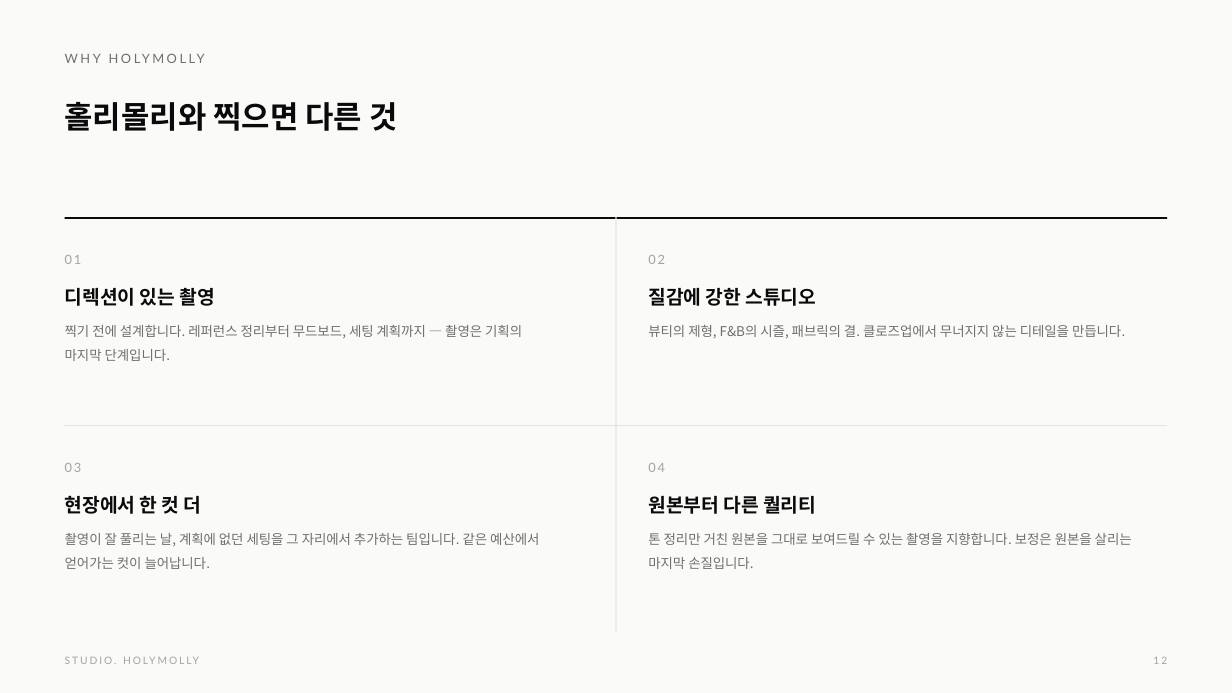
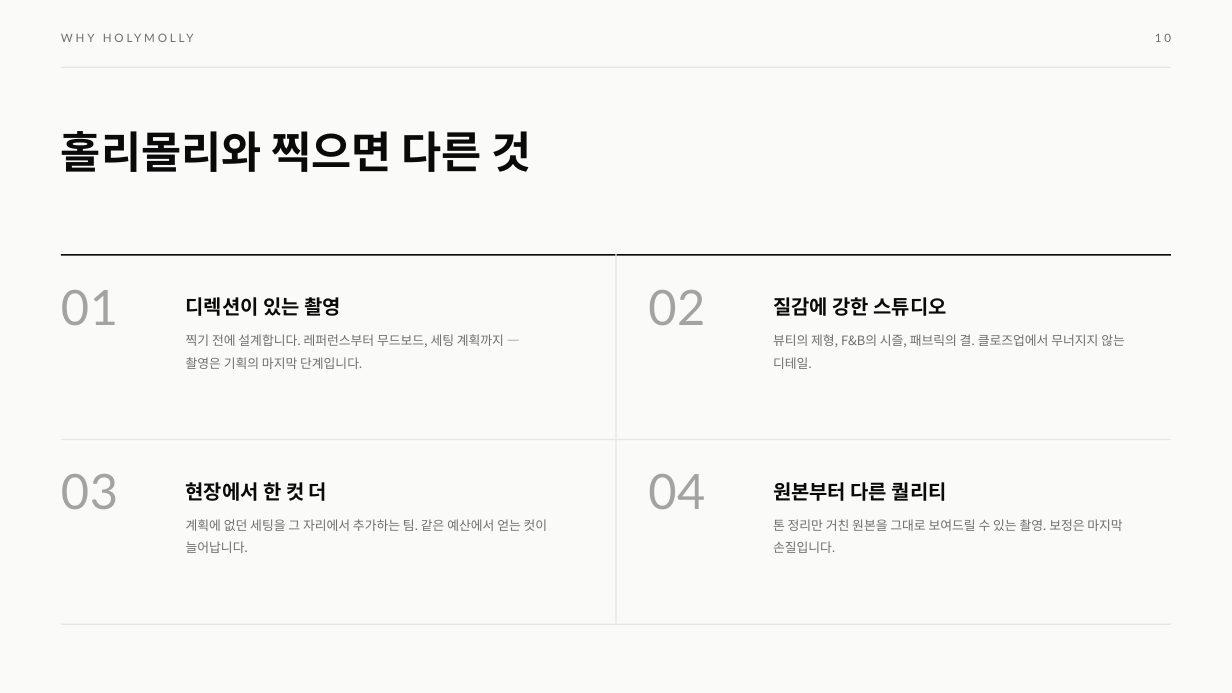
Before and after one commit to studioholymolly/-, a slide deck: slide 10 of docs/company-profile/STUDIO-HOLYMOLLY_Profile_2026.pptx (slide 12 before the commit). Drawn at 1232x693 pixels with LibreOffice and Linux fonts; fonts in the diff are those of the drawing. Boxes give left, top, right and bottom in pixels: in the first picture for what was removed or moved away, otherwise in the second. Text is boxed around its words. In the diff, an @@ line names an element or a change of style, - is before the commit and + after.

```diff
--- a/docs/company-profile/STUDIO-HOLYMOLLY_Profile_2026.pptx
+++ b/docs/company-profile/STUDIO-HOLYMOLLY_Profile_2026.pptx
@@ text "WHY HOLYMOLLY": place and size @@
-text "WHY HOLYMOLLY" at (65, 51, 804, 83)
+text "WHY HOLYMOLLY" at (61, 31, 893, 59)
@@ text "WHY HOLYMOLLY" at (61, 31, 893, 59): size 10 to 9 pt, letter spacing 2 to 2.2 pt @@
@@ text added at (1155, 33, 1171, 42), 9 pt, text #6F6F6F @@
+10
@@ rectangle added at (61, 67, 1171, 67), fill #E5E5E3 @@
@@ text "홀리몰리와 찍으면 다른 것": place and size @@
-text "홀리몰리와 찍으면 다른 것" at (65, 102, 397, 131)
+text "홀리몰리와 찍으면 다른 것" at (61, 131, 532, 172)
@@ text "홀리몰리와 찍으면 다른 것" at (61, 131, 532, 172): size 24 to 34 pt; line spacing 1.15 to 1 @@
@@ rectangle: place and size @@
-rectangle at (65, 217, 1167, 219)
+rectangle at (61, 254, 1171, 256)
@@ text at (65, 255, 82, 264): paragraph removed @@
-01
@@ rectangle: place and size @@
-rectangle at (65, 425, 1167, 426)
+rectangle at (616, 254, 616, 624)
@@ text at (648, 255, 665, 264): paragraph removed @@
-02
@@ text added at (61, 290, 118, 325), 38 pt, text #A3A3A3 @@
+01
@@ text at (186, 297, 341, 316): size 15 to 15.5 pt in "디렉션이 있는 촬영" @@
@@ text "디렉션이 있는 촬영": place and size @@
-text "디렉션이 있는 촬영" at (65, 255, 522, 361)
+text "디렉션이 있는 촬영" at (186, 297, 504, 369)
@@ text added at (648, 290, 705, 325), 38 pt, text #A3A3A3 @@
+02
@@ text at (773, 297, 946, 316): size 15 to 15.5 pt in "질감에 강한 스튜디오" @@
@@ text "질감에 강한 스튜디오": place and size @@
-text "질감에 강한 스튜디오" at (648, 255, 1125, 338)
+text "질감에 강한 스튜디오" at (773, 297, 1125, 369)
@@ text at (186, 334, 504, 369): text changed; size 10.5 to 10 pt @@
-찍기 전에 설계합니다. 레퍼런스 정리부터 무드보드, 세팅 계획까지 — 촬영은 기획의 마지막 단계입니다.
+찍기 전에 설계합니다. 레퍼런스부터 무드보드, 세팅 계획까지 — 촬영은 기획의 마지막 단계입니다.
@@ text at (773, 334, 1125, 369): text changed; size 10.5 to 10 pt @@
-뷰티의 제형, F&B의 시즐, 패브릭의 결. 클로즈업에서 무너지지 않는 디테일을 만듭니다.
+뷰티의 제형, F&B의 시즐, 패브릭의 결. 클로즈업에서 무너지지 않는 디테일.
@@ rectangle: place and size @@
-rectangle at (616, 217, 616, 633)
+rectangle at (61, 439, 1171, 440)
@@ text added at (61, 474, 118, 509), 38 pt, text #A3A3A3 @@
+03
@@ text at (65, 463, 82, 472): paragraph removed @@
-03
@@ text "현장에서 한 컷 더": place and size @@
-text "현장에서 한 컷 더" at (65, 463, 539, 569)
+text "현장에서 한 컷 더" at (186, 482, 548, 553)
@@ text at (648, 463, 665, 472): paragraph removed @@
-04
@@ text added at (648, 474, 705, 509), 38 pt, text #A3A3A3 @@
+04
@@ text "원본부터 다른 퀄리티": place and size @@
-text "원본부터 다른 퀄리티" at (648, 463, 1132, 569)
+text "원본부터 다른 퀄리티" at (773, 482, 1122, 553)
@@ text at (186, 482, 327, 501): size 15 to 15.5 pt in "현장에서 한 컷 더" @@
@@ text at (773, 482, 947, 501): size 15 to 15.5 pt in "원본부터 다른 퀄리티" @@
@@ text at (186, 519, 548, 553): text changed; size 10.5 to 10 pt @@
-촬영이 잘 풀리는 날, 계획에 없던 세팅을 그 자리에서 추가하는 팀입니다. 같은 예산에서 얻어가는 컷이 늘어납니다.
+계획에 없던 세팅을 그 자리에서 추가하는 팀. 같은 예산에서 얻는 컷이 늘어납니다.
@@ text at (773, 519, 1122, 553): text changed; size 10.5 to 10 pt @@
-톤 정리만 거친 원본을 그대로 보여드릴 수 있는 촬영을 지향합니다. 보정은 원본을 살리는 마지막 손질입니다.
+톤 정리만 거친 원본을 그대로 보여드릴 수 있는 촬영. 보정은 마지막 손질입니다.
@@ rectangle added at (61, 624, 1171, 625), fill #E5E5E3 @@
@@ text removed at (65, 654, 434, 682) @@
-STUDIO. HOLYMOLLY
@@ text removed at (1153, 657, 1167, 664) @@
-12
```
Also in this commit, not shown: 11 other slides changed, 2 slides added, 3 slides removed, 1 other file.
